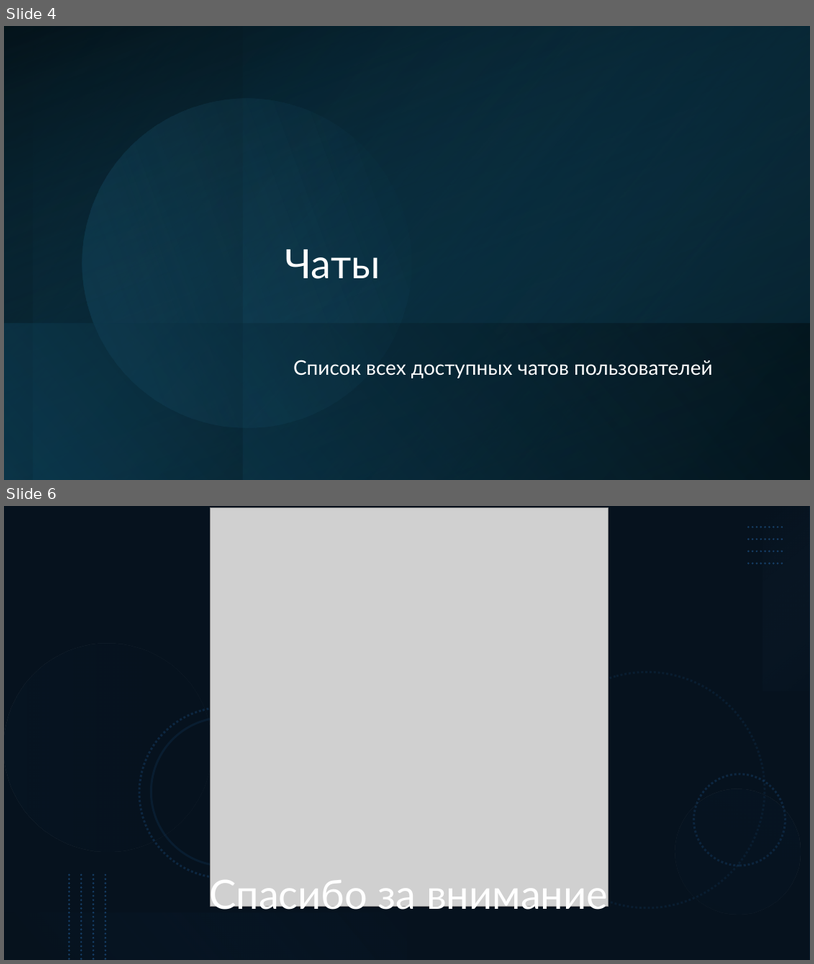
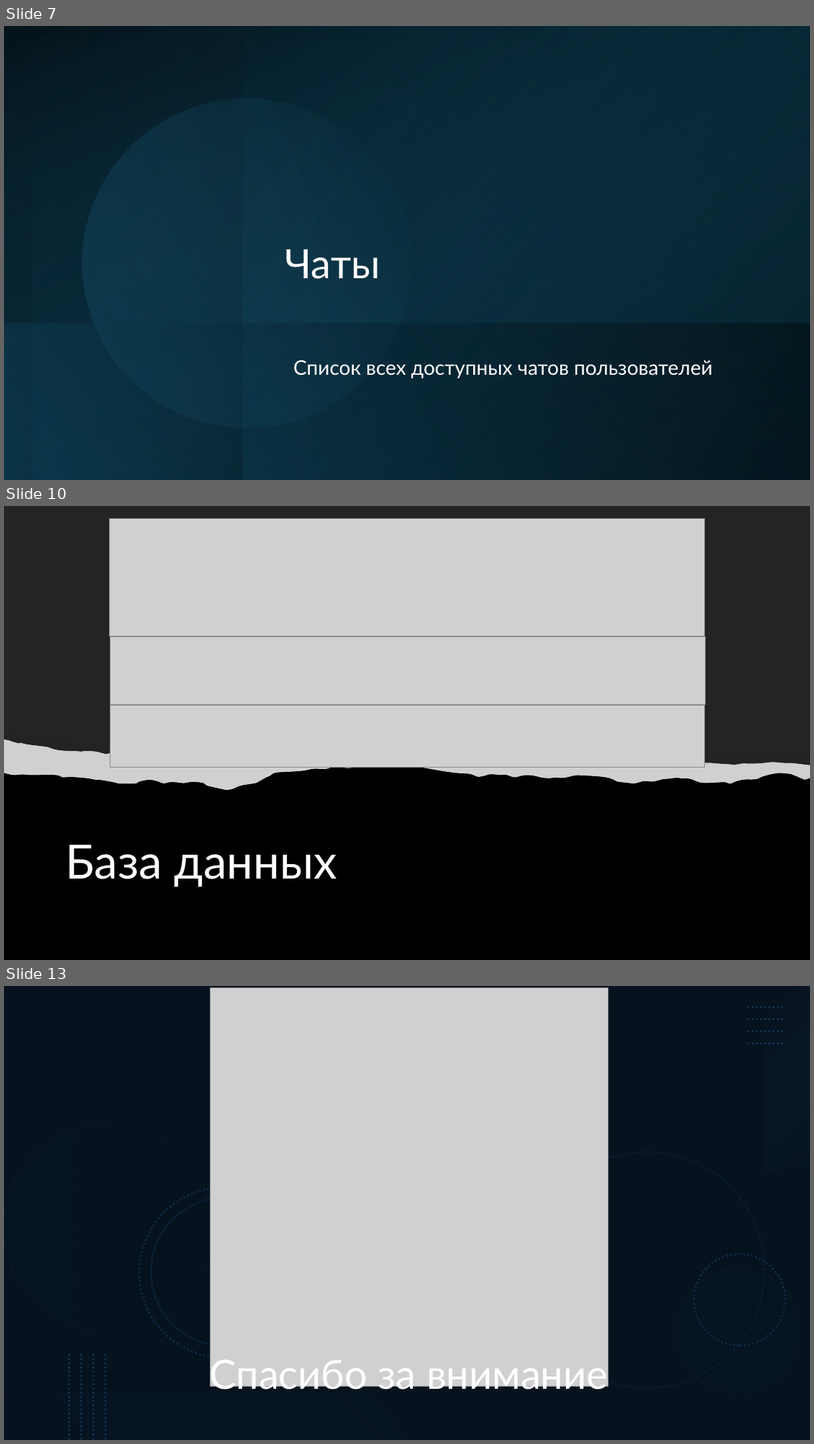
Before and after one commit to EnderEzhik/Project3, a slide deck: Project 3.pptx. Shown one above the other, each under a label of ours: slides 4 and 6 before the commit, slides 7, 10 and 13 after it; the slides between them are not shown. The pictures are 814x964 and 814x1444 pixels, drawn with LibreOffice and Linux fonts; fonts in the diff are those of the drawing; grey boxes stand for pictures. Boxes give left, top, right and bottom in pixels: in the first picture for what was removed or moved away, otherwise in the second. Text is boxed around its words. In the diff, an @@ line names an element or a change of style, - is before the commit and + after.

```diff
--- a/Project 3.pptx
+++ b/Project 3.pptx
@@ slide 10 added at <box>4,506,810,960</box>, background #FFFFFF @@
@@ rectangle added at <box>4,506,810,960</box>, fill #000000 @@
@@ picture added at <box>110,518,705,636</box> @@
@@ picture added at <box>110,636,706,705</box> @@
@@ picture added at <box>111,705,706,767</box> @@
@@ group added at <box>4,506,810,790</box>: 3 freeform shapes, 1 picture @@
@@ title added at <box>65,844,337,887</box>, 56 pt, text #FFFFFF @@
+База данных
@@ what was slide 4 is now slide 7 @@
@@ what was slide 6 is now slide 13 @@
```
Also in this commit, not shown: 1 slide changed, 8 other slides added, 2 slides removed, 1 other file.
